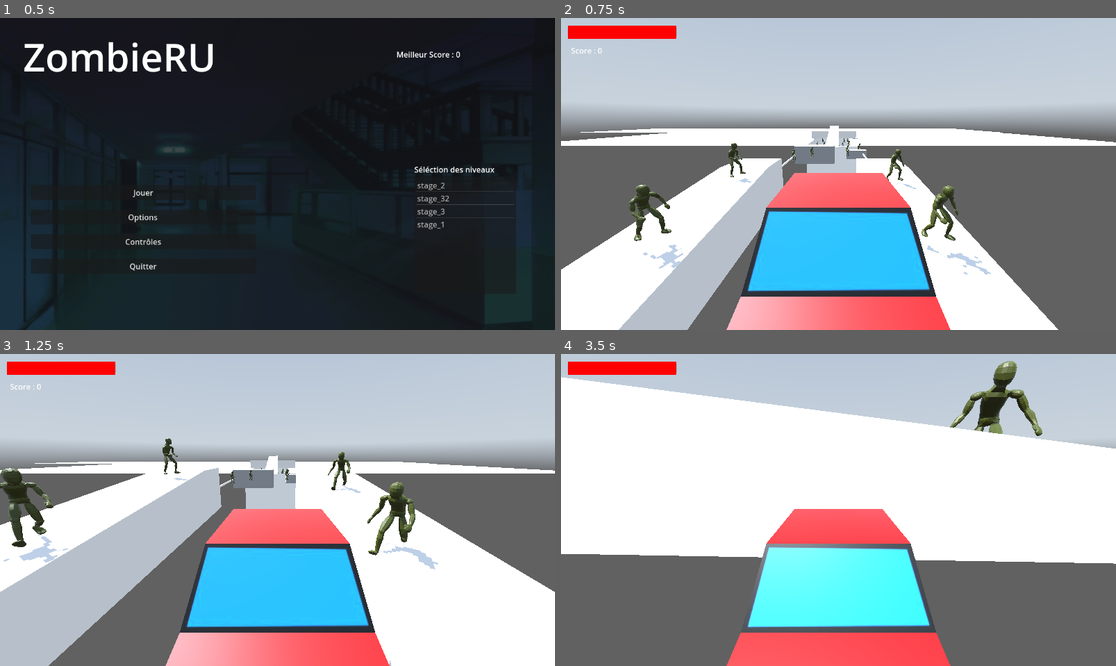
Above: before the commit, frames 1-4 (two rows, left to right).
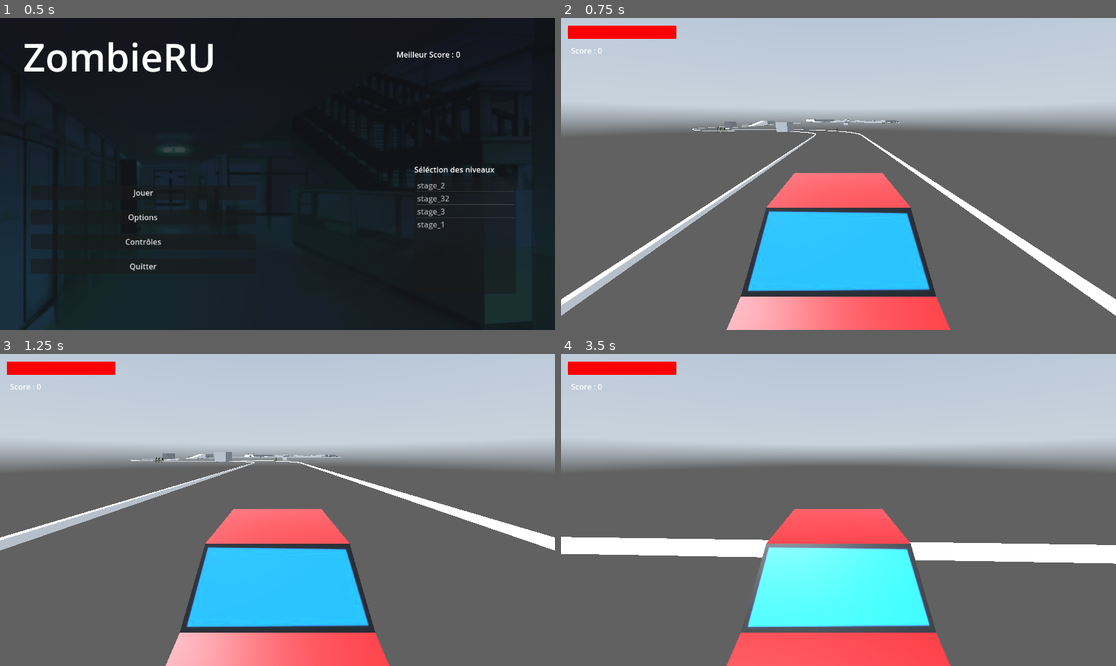
Above: after the commit, the same moments.

Repository: HM22-code/projet-MCG
Game: Godot game, scene res://menus/main_menu/main_menu.tscn
Same seed, same stepped clock (60 frames per second), same inputs: the game is played once before the commit and once after it. A sky picture missing from this copy of the repository is replaced by a grey-blue gradient.
Inputs (mouse positions are in pixels of both pictures, inside the frame that each line leads up to):
- Up to frame 1 (0.5 s): no input
- Up to frame 2 (0.75 s): click "Jouer" at 0.5 s
- Up to frame 3 (1.25 s): no input
- Up to frame 4 (3.5 s): move the mouse to (866, 510) at 1.27 s; hold W (haut) from 1.28 s (still down); click (866, 510) at 1.35 s; tap Space (saut) at 1.52, 2.27 s; move the mouse to (810, 510) at 2.02 s; right-click (810, 510) at 2.1 s; move the mouse to (849, 503) at 2.77 s; hold E (interagir) from 2.78 s (still down)

Frame 1 is identical in both runs. In frame 2, 26% of the frame differs, in the area x 0-100%, y 32-100%; in frame 3, 37%; in frame 4, 40%, in the area x 0-100%, y 2-68%.

Commit message:
justifications comportement niveau 1

Diff:
--- a/entities/player_car/player_car.gd
+++ b/entities/player_car/player_car.gd
@@ -13,7 +13,6 @@
 	super._ready() #Player ready
 	SPEED = 22
 	JUMP_VELOCITY = 0 #Voiture ne peut pas sauter
-	global_position = Vector3(550, 5, 23)
 
 func _physics_process(delta: float) -> void:
 	# TODO : à modifier avec les signaux pour éviter une mis à jour à chaque frame
